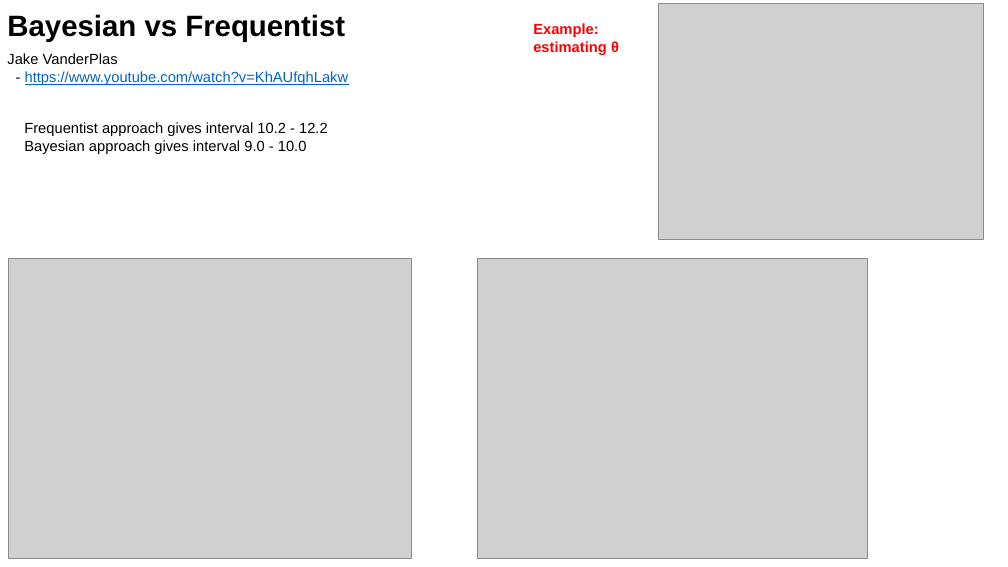
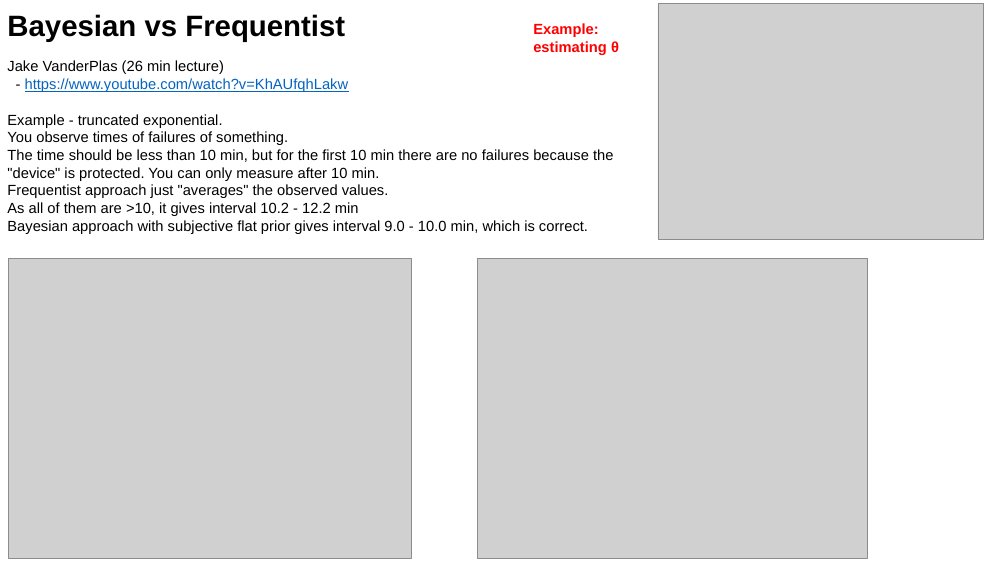
Before and after one commit to lselector/ml_ai_doc, a slide deck: slide 8 of Bayes_Bayesian.pptx (slide 7 before the commit). Drawn at 1008x567 pixels with LibreOffice and Linux fonts; fonts in the diff are those of the drawing; grey boxes stand for pictures. Boxes give left, top, right and bottom in pixels: in the first picture for what was removed or moved away, otherwise in the second. Text is boxed around its words. In the diff, an @@ line names an element or a change of style, - is before the commit and + after.

Commit message:
bayesian - survivorship

```diff
--- a/Bayes_Bayesian.pptx
+++ b/Bayes_Bayesian.pptx
@@ text "Jake VanderPlas (26 min lecture)": place and size @@
-text "Jake VanderPlas (26 min lecture)" at (7,53,349,85)
+text "Jake VanderPlas (26 min lecture)" at (7,60,349,92)
@@ text at (7,60,224,74): text changed @@
-Jake VanderPlas
+Jake VanderPlas (26 min lecture)
@@ text at (7,114,613,234): text changed @@
-Frequentist approach gives interval 10.2 - 12.2
-Bayesian approach gives interval 9.0 - 10.0
+Example - truncated exponential.
+You observe times of failures of something.
+The time should be less than 10 min, but for the first 10 min there are no failures because the "device" is protected. You can only measure after 10 min.
+Frequentist approach just "averages" the observed values.
+As all of them are >10, it gives interval 10.2 - 12.2 min
+Bayesian approach with subjective flat prior gives interval 9.0 - 10.0 min, which is correct.
```
Also in this commit, not shown: 1 other slide changed, 1 slide added, 3 other files.
